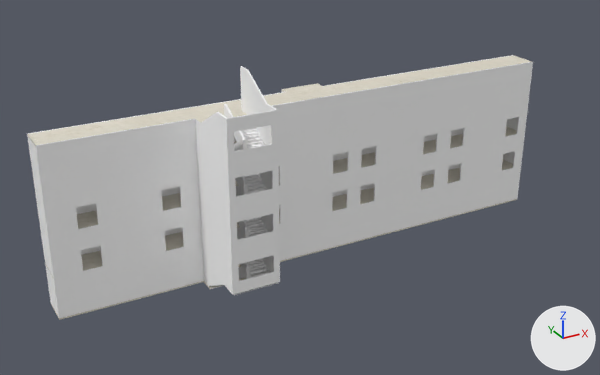
An edit to the FBX model Assets/JP_School corridor/Mesh/Materials/CORRIDOR_NEW.fbx, drawn before and after from the same camera.
Rendered twice from a 50 mm lens placed at (-39.7, -66.4, 31.2), pointed at (-3.1, 0.1, -2.1). Every picture has the same lights, and +X, +Y and +Z are marked at lower right. Where no turn or scale is listed for an object, it has been applied to the vertices.

Script lines for the objects in view, before the commit:
```python
me_scene_014 = bpy.data.meshes.new('Scene.014')
me_scene_014.from_pydata(...)  # 233 vertices, 506 faces; spans x -2512.0..3006.0, y 0.0..847.0, z -258.0..885.0
me_scene_014.materials.append(mat_wall01_001)  # its picture is missing
me_scene_015 = bpy.data.meshes.new('Scene.015')
me_scene_015.from_pydata(...)  # 329 vertices, 554 faces; spans x -25.1..30.1, y -8.9..2.6, z 0.0..8.5
me_scene_015.materials.append(mat_wall01_001)  # its picture is missing
me_scene_016 = bpy.data.meshes.new('Scene.016')
me_scene_016.from_pydata(...)  # 335 vertices, 557 faces; spans x -25.1..30.1, y -8.9..2.6, z 0.0..8.5
me_scene_016.materials.append(mat_wall01_001)  # its picture is missing
ob_wall = bpy.data.objects.new('wall', me_scene_016)
ob_wall.location = (-2.47, 3.14, -2.02)
ob_wall_1 = bpy.data.objects.new('wall_1', me_scene_014)
ob_wall_1.parent = ob_corridor01
ob_wall_1.location = (-0.0000153, -846.6, 0.0)
ob_wall_3 = bpy.data.objects.new('wall_3', me_scene_015)
ob_wall_3.location = (-2.47, 3.14, -6.25)
# also in view: 'floor_2' at (0.0, 2.8, -10.6); 'floor_3' at (0.0, 2.8, -6.3); 'stair_1' at (-10.9, -2.7, 4.9); 'stair_2' at (-10.9, -2.7, -7.8); 'floor' at (0.0, 2.8, -2.1)
```
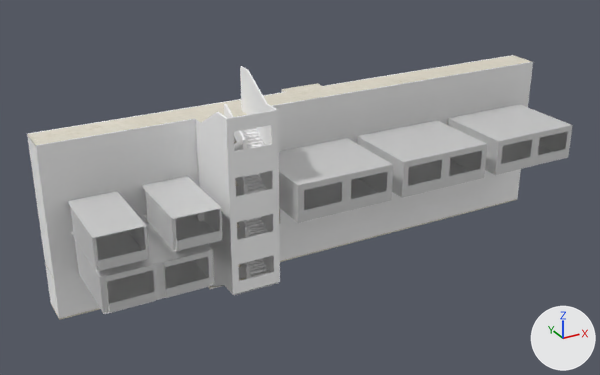
Edits to the bpy script that builds the scene:
```text
Change me_scene_015:
    remove me_scene_015.from_pydata(...)  # 329 vertices, 554 faces; spans x -25.1..30.1, y -8.9..2.6, z 0.0..8.5
    add me_scene_015.from_pydata(...)  # 349 vertices, 564 faces; spans x -25.1..30.1, y -8.9..2.6, z 0.0..8.5
    me_scene_015 part 4: 5 vertices moved from x -20.6, y -1.8..-1.6, z 0.0..2.1 to x -22.4..-20.4, y -1.8..-1.6, z 0.0..2.1; 9 vertices removed from x -14.5..-12.7, y -1.8..-1.6, z 0.0..2.1; 29 vertices added at x -22.4..-13.4, y -1.8..-1.6, z 0.0..3.0
Change me_scene_016:
    where me_scene_016.from_pydata(...)  # 335 vertices, 557 faces; spans x -25.1..30.1, y -8.9..2.6, z 0.0..8.5
    me_scene_016 part 1: 1 of the vertices in x -14.5, y -1.8, z 2.1 are moved by (0.9, 0.0, -0.1)
    me_scene_016 part 2: all 5 vertices in x 28.9, y -1.8..-1.6, z 0.0..2.1 are moved by (-0.8, 0.0, 0.0)
    me_scene_016 part 3: all 14 vertices in x 3.9..5.8, y -1.8..-1.6, z 0.0..2.1 are scaled about their middle by (1.09, 1, 1), then moved by (-0.9, 0.0, 0.0)
Add me_floor_003:
    me_floor_003.from_pydata([(5.0, 4.0, 0.0), (-5.0, 4.0, 0.0), (-5.0, -4.0, 0.0), (5.0, -4.0, 0.0)], [], [(1, 2, 3, 0)])
    me_floor_003.materials.append(mat_infirmary_floor01_1)  # white #e7e7e7
Add me_ceiling_001:
    me_ceiling_001.from_pydata([(-2.25, 4.0, 3.0), (-2.25, -4.0, 3.0), (2.25, 4.0, 3.0), (2.25, -4.0, 3.0)], [], [(1, 0, 2, 3)])
    me_ceiling_001.materials.append(mat_restroom_ceiling01_001)  # white #e7e7e7
Add me_ceiling:
    me_ceiling.from_pydata([(-2.25, 3.8, 3.0), (-2.25, -4.2, 3.0), (2.25, 3.8, 3.0), (2.25, -4.2, 3.0)], [], [(1, 0, 2, 3)])
    me_ceiling.materials.append(mat_restroom_ceiling01)  # white #e7e7e7
Add me_ceiling_002:
    me_ceiling_002.from_pydata([(5.0, 4.0, 3.5), (-5.0, 4.0, 3.5), (-5.0, -4.0, 3.5), (5.0, -4.0, 3.5)], [], [(0, 3, 2, 1)])
    me_ceiling_002.materials.append(mat_infirmary_ceiling01)  # white #e7e7e7
Add ob_wall_men:
    ob_wall_men = bpy.data.objects.new('wall_men', me_wall_men)  # 86 vertices, 41 faces; spans x -2.25..2.25, y -4.2..3.8, z -0.05..3.0; in mat_restroom_wall01 (white #e7e7e7), mat_restroom_wall02 (white #e7e7e7)
    ob_wall_men.location = (-23.41, -2.62, -2.01)
Add ob_shadow_002:
    ob_shadow_002 = bpy.data.objects.new('shadow.002', me_shadow_002)  # 32 vertices, 22 faces; spans x -5.1..5.1, y -4.1..4.1, z -0.1..3.6; in mat_default_002 (white #e7e7e7)
    ob_shadow_002.location = (21.02, -2.81, -1.9)
Add ob_wall_001:
    ob_wall_001 = bpy.data.objects.new('wall.001', me_wall_001)  # 74 vertices, 46 faces; spans x -5.0..5.0, y -4.0..4.0, z 0.0..3.5; in mat_infirmary_wall01 (white #e7e7e7)
    ob_wall_001.location = (-20.41, -2.72, -6.25)
Add ob_floor_003:
    ob_floor_003 = bpy.data.objects.new('floor.003', me_floor_003)
    ob_floor_003.location = (-20.41, -2.62, -6.25)
Add ob_shadow:
    ob_shadow = bpy.data.objects.new('shadow', me_shadow)  # 32 vertices, 22 faces; spans x -5.1..5.1, y -4.1..4.1, z -0.1..3.6; in mat_default (white #e7e7e7)
    ob_shadow.location = (-2.06, -2.81, -1.9)
Add ob_ceiling_001:
    ob_ceiling_001 = bpy.data.objects.new('ceiling.001', me_ceiling_001)
    ob_ceiling_001.location = (-16.67, -2.7, -1.97)
Add ob_ceiling:
    ob_ceiling = bpy.data.objects.new('ceiling', me_ceiling)
    ob_ceiling.location = (-23.41, -2.62, -2.01)
Add ob_wall_women:
    ob_wall_women = bpy.data.objects.new('wall_women', me_wall_women)  # 68 vertices, 33 faces; spans x -2.25..2.25, y -4.0..4.0, z -0.05..3.0; in mat_restroom_wall01_001 (white #e7e7e7), mat_restroom_wall02_001 (white #e7e7e7)
    ob_wall_women.location = (-16.67, -2.7, -1.97)
Add ob_shadow_001:
    ob_shadow_001 = bpy.data.objects.new('shadow.001', me_shadow_001)  # 32 vertices, 22 faces; spans x -5.1..5.1, y -4.1..4.1, z -0.1..3.6; in mat_default_001 (white #e7e7e7)
    ob_shadow_001.location = (9.36, -2.81, -1.9)
Add ob_floor_002:
    ob_floor_002 = bpy.data.objects.new('floor.002', me_floor_002)  # 16 vertices, 7 faces; spans x -2.25..2.25, y -4.0..4.0, z -0.05..0.0; in mat_restroom_wall02_001 (white #e7e7e7), mat_restroom_floor01_1_001 (white #e7e7e7), mat_restroom_floor02_001 (white #e7e7e7)
    ob_floor_002.location = (-16.67, -2.7, -1.97)
Add ob_floor_001:
    ob_floor_001 = bpy.data.objects.new('floor.001', me_floor_001)  # 16 vertices, 7 faces; spans x -2.25..2.25, y -4.2..3.8, z -0.05..0.0; in mat_restroom_wall02 (white #e7e7e7), mat_restroom_floor01_1 (white #e7e7e7), mat_restroom_floor02 (white #e7e7e7)
    ob_floor_001.location = (-23.41, -2.62, -2.01)
Add ob_ceiling_002:
    ob_ceiling_002 = bpy.data.objects.new('ceiling.002', me_ceiling_002)
    ob_ceiling_002.location = (-20.41, -2.62, -6.25)
```

What differs and where, as boxes (x1, y1, x2, y2) in the pictures (600 x 375 px; the box of a moved part takes in the faces that stretch with it):
'shadow', added: after (279, 138, 393, 223)
'shadow.001', added: after (357, 120, 487, 198)
'shadow.002', added: after (448, 104, 573, 175)
'wall.001', added: after (75, 241, 214, 314)
'ceiling', added: after (67, 191, 147, 238)
'ceiling.001', added: after (141, 176, 222, 219)
'floor.003', added: after (78, 256, 215, 314)
'wall_women', added: after (145, 191, 223, 251)
'wall_men', added: after (70, 207, 149, 271)
'ceiling.002', added: after (74, 222, 213, 277)
'floor.001', added: after (71, 230, 149, 272)
'floor.002', added: after (143, 214, 223, 252)
part 1 of me_scene_016, moved or reshaped: before (44, 162, 200, 203); after (44, 162, 199, 197)
part 2 of me_scene_016, moved or reshaped: before (376, 98, 529, 165); after (500, 98, 529, 108)
part 3 of me_scene_016, moved or reshaped: before (279, 98, 527, 186); after (279, 98, 527, 151)
part 4 of me_scene_015, built on: before (48, 203, 202, 278); after (48, 216, 148, 278)
'floor_3', unchanged, covered by the edit: before (45, 159, 513, 275); after (45, 209, 280, 275)
'floor', unchanged, covered by the edit: before (41, 126, 517, 234); after (41, 181, 239, 234)
